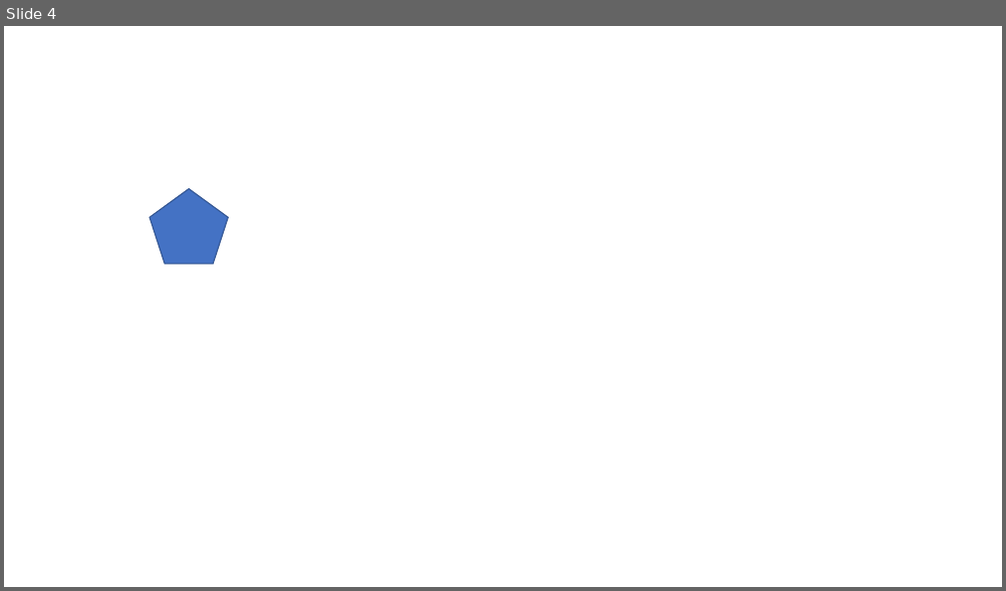
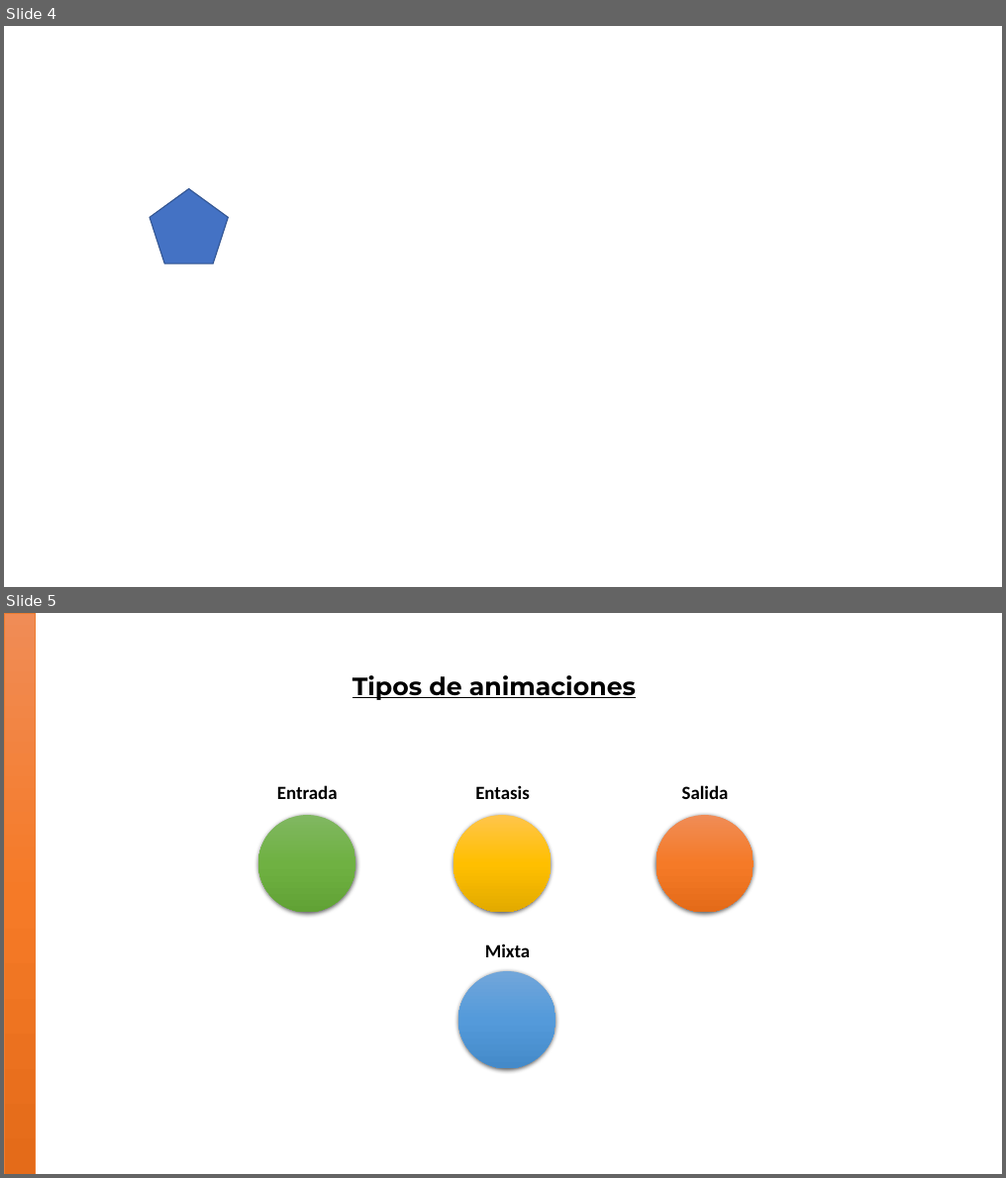
Before and after one commit to cruz-victor/animaciones, a slide deck: trayectoriaDeAnimaciones.pptx. Shown one above the other, each under a label of ours: slide 4 before the commit, slides 4 and 5 after it. The pictures are 1006x591 and 1006x1178 pixels, drawn with LibreOffice and Linux fonts; fonts in the diff are those of the drawing. Boxes give left, top, right and bottom in pixels: in the first picture for what was removed or moved away, otherwise in the second. Text is boxed around its words. In the diff, an @@ line names an element or a change of style, - is before the commit and + after.

```diff
--- a/trayectoriaDeAnimaciones.pptx
+++ b/trayectoriaDeAnimaciones.pptx
@@ slide 5 added at (x1=4, y1=613, x2=1002, y2=1174), background #FFFFFF @@
@@ rectangle added at (x1=4, y1=613, x2=35, y2=1174), fill gradient #F18C57 to #F67B28 to #E56C19, outline #ED7D31 0.5 pt @@
@@ text added at (x1=352, y1=675, x2=636, y2=700), 24 pt, text #000000, bold, underline @@
+Tipos de animaciones
@@ text added at (x1=277, y1=785, x2=338, y2=799), 18 pt, text #000000, bold @@
+Entrada
@@ text added at (x1=475, y1=785, x2=530, y2=799), 18 pt, text #000000, bold @@
+Entasis
@@ text added at (x1=682, y1=785, x2=729, y2=799), 18 pt, text #000000, bold @@
+Salida
@@ ellipse added at (x1=258, y1=815, x2=355, y2=912), fill gradient #81B861 to #6FB242 to #62A336 @@
@@ ellipse added at (x1=453, y1=815, x2=550, y2=912), fill gradient #FFC64B to #FFC000 to #E3AB00 @@
@@ ellipse added at (x1=656, y1=815, x2=753, y2=912), fill gradient #F18C57 to #F67B28 to #E56C19 @@
@@ text added at (x1=485, y1=944, x2=530, y2=958), 18 pt, text #000000, bold @@
+Mixta
@@ ellipse added at (x1=458, y1=971, x2=555, y2=1069), fill gradient #71A6DB to #559BDB to #448ACA @@
```
Also in this commit, not shown: 3 other slides added, 1 slide removed.
